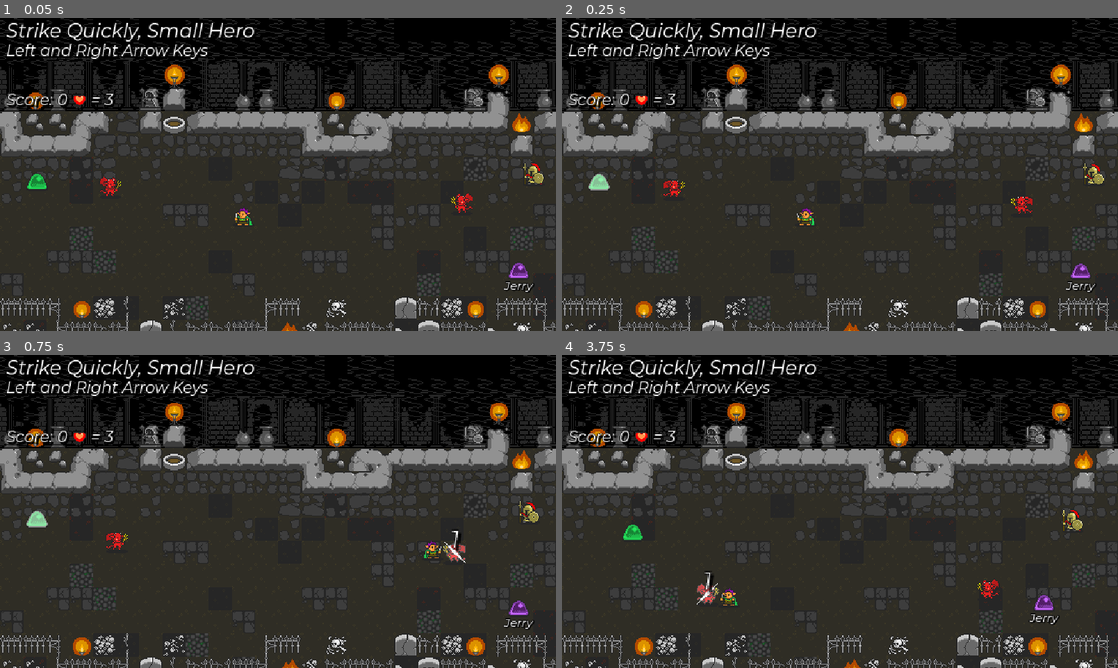
Above: before the commit, frames 1-4 (two rows, left to right).
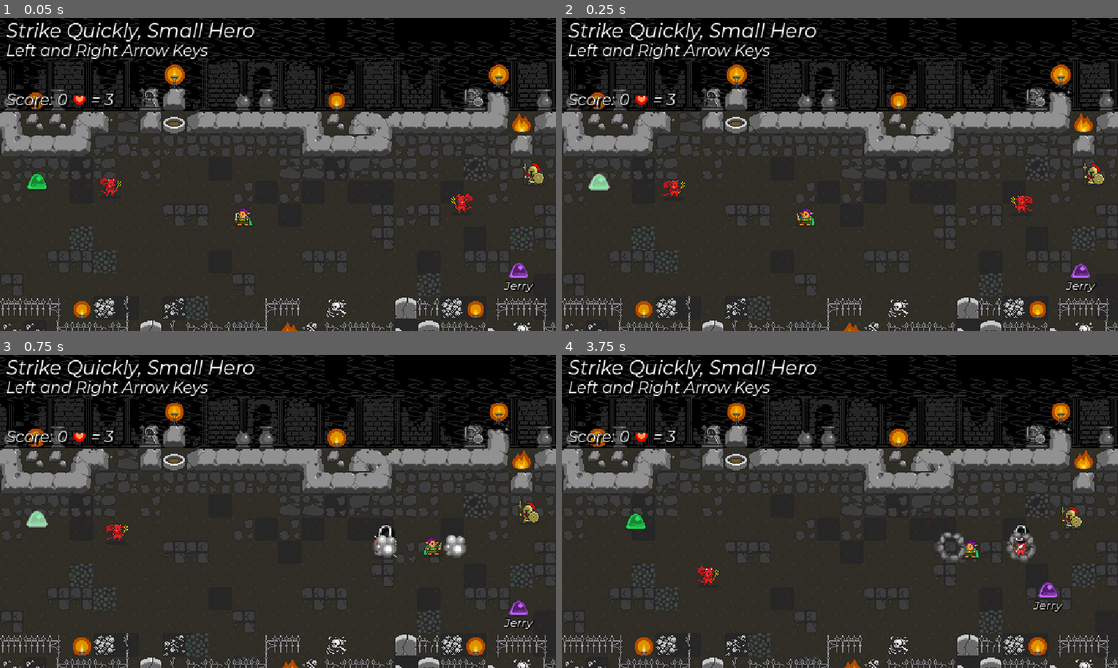
Above: after the commit, the same moments.

Repository: nuzcraft/beat-m-up
Game: Godot game, scene res://scenes/world/world.tscn
Two runs of this game, one before a commit and one after it. Both use one fixed random seed, a clock stepped at 60 frames per second and the inputs below.
Inputs:
- Up to frame 1 (0.05 s): no input
- Up to frame 2 (0.25 s): no input
- Up to frame 3 (0.75 s): tap Enter at 0.5 s; hold Right (ui_right) from 0.53 s (still down)
- Up to frame 4 (3.75 s): release Right (ui_right) at 1.28 s; hold Left (ui_left) 1.28-2.03 s; hold Right (ui_right) 2.03-3.53 s; hold Left (ui_left) from 3.53 s (still down)

Frame 1 is identical in both runs. In frame 2, less than 0.1% of the frame differs, in the area x 80-85%, y 56-63%; in frame 3, 0.8%; in frame 4, 1.8%, in the area x 11-94%, y 48-87%.

Commit message:
added imp teleport ability

Diff:
--- a/scenes/actor/enemy/imp/imp.gd
+++ b/scenes/actor/enemy/imp/imp.gd
@@ -3,8 +3,14 @@
 
 @export var move_speed: int
 
+@onready var preAttackTimer: Timer = $PreAttackTimer
+
+var effect_scene = preload("res://scenes/effect/effect.tscn")
+
 enum {
-	WALKING
+	WALKING,
+	PRE_ATTACK,
+	ATTACK
 }
 
 var state = WALKING
@@ -21,15 +27,63 @@
 
 	match state:
 		WALKING: walking_state(delta)
-#		PRE_ATTACK: pre_attack_state(delta)
+		PRE_ATTACK: pre_attack_state(delta)
 #		ATTACK: attack_state(delta)
 
 
 func walking_state(delta):
 	var new_global_pos: Vector2 = global_position.move_toward(target.global_position, delta * move_speed)
 	if global_position.distance_to(target.global_position) > 40:
-		new_global_pos.y += sin(time_elapsed)
+		new_global_pos.y += sin(time_elapsed)/2
 	var diff = new_global_pos - global_position
 	global_position = new_global_pos
 	if global_position.distance_to(target.global_position) < 15:
 		target.global_position += diff
+
+func take_damage(amount: int):
+	if state != WALKING:
+		health -= amount
+		if health <= 0:
+			dead = true
+		animationPlayer.play("take_damage")
+		immuneTimer.start()
+		return amount
+	else:
+		teleport()
+		return 0
+
+func pre_attack_state(delta):
+	# literally just here to take damage
+	pass
+
+func teleport():
+	var dir = 1
+	if get_flip_h() == false:
+		dir = -1
+	var old_gp = global_position
+	var new_gp = Vector2(global_position.x + (72 * dir), global_position.y)
+	global_position = new_gp
+
+	var effect_1 = effect_scene.instantiate()
+	add_child(effect_1)
+	effect_1.global_position = old_gp
+	effect_1.global_position.y -= 12
+	effect_1.z_index = z_index + 5
+	effect_1.play("teleport")
+
+	var effect_2 = effect_scene.instantiate()
+	add_child(effect_2)
+	effect_2.global_position = new_gp
+	effect_2.global_position.y -= 12
+	effect_2.z_index = z_index + 5
+	effect_2.play("teleport")
+
+	animationPlayer.play("pre_attack")
+	preAttackTimer.start()
+	state = PRE_ATTACK
+
+func _on_pre_attack_timer_timeout():
+#	attackTimer.start()
+	animationPlayer.stop()
+	animationPlayer.play("RESET")
+	state = WALKING
--- a/scenes/actor/enemy/imp/imp.tscn
+++ b/scenes/actor/enemy/imp/imp.tscn
@@ -40,6 +40,165 @@
 "speed": 5.0
 }]
 
+[sub_resource type="Animation" id="Animation_447o8"]
+length = 0.001
+tracks/0/type = "value"
+tracks/0/imported = false
+tracks/0/enabled = true
+tracks/0/path = NodePath("CharacterSprite:material:shader_parameter/whitening")
+tracks/0/interp = 1
+tracks/0/loop_wrap = true
+tracks/0/keys = {
+"times": PackedFloat32Array(0),
+"transitions": PackedFloat32Array(1),
+"update": 0,
+"values": [0.0]
+}
+tracks/1/type = "value"
+tracks/1/imported = false
+tracks/1/enabled = true
+tracks/1/path = NodePath("CharacterSprite:position")
+tracks/1/interp = 1
+tracks/1/loop_wrap = true
+tracks/1/keys = {
+"times": PackedFloat32Array(0),
+"transitions": PackedFloat32Array(1),
+"update": 0,
+"values": [Vector2(0, -12)]
+}
+tracks/2/type = "value"
+tracks/2/imported = false
+tracks/2/enabled = true
+tracks/2/path = NodePath("ShadowSprite:animation")
+tracks/2/interp = 1
+tracks/2/loop_wrap = true
+tracks/2/keys = {
+"times": PackedFloat32Array(0),
+"transitions": PackedFloat32Array(1),
+"update": 1,
+"values": [&"idle"]
+}
+tracks/3/type = "value"
+tracks/3/imported = false
+tracks/3/enabled = true
+tracks/3/path = NodePath("ShadowSprite:frame")
+tracks/3/interp = 1
+tracks/3/loop_wrap = true
+tracks/3/keys = {
+"times": PackedFloat32Array(0),
+"transitions": PackedFloat32Array(1),
+"update": 1,
+"values": [0]
+}
+tracks/4/type = "value"
+tracks/4/imported = false
+tracks/4/enabled = true
+tracks/4/path = NodePath("CharacterSprite:scale")
+tracks/4/interp = 1
+tracks/4/loop_wrap = true
+tracks/4/keys = {
+"times": PackedFloat32Array(0),
+"transitions": PackedFloat32Array(1),
+"update": 0,
+"values": [Vector2(1, 1)]
+}
+tracks/5/type = "value"
+tracks/5/imported = false
+tracks/5/enabled = true
+tracks/5/path = NodePath("CharacterSprite:animation")
+tracks/5/interp = 1
+tracks/5/loop_wrap = true
+tracks/5/keys = {
+"times": PackedFloat32Array(0),
+"transitions": PackedFloat32Array(1),
+"update": 1,
+"values": [&"idle"]
+}
+
+[sub_resource type="Animation" id="Animation_fxbbj"]
+resource_name = "jump"
+length = 0.1
+step = 0.02
+tracks/0/type = "value"
+tracks/0/imported = false
+tracks/0/enabled = true
+tracks/0/path = NodePath("CharacterSprite:position")
+tracks/0/interp = 1
+tracks/0/loop_wrap = true
+tracks/0/keys = {
+"times": PackedFloat32Array(0, 0.04),
+"transitions": PackedFloat32Array(1, 1),
+"update": 0,
+"values": [Vector2(0, -12), Vector2(0, -18)]
+}
+tracks/1/type = "value"
+tracks/1/imported = false
+tracks/1/enabled = true
+tracks/1/path = NodePath("ShadowSprite:animation")
+tracks/1/interp = 1
+tracks/1/loop_wrap = true
+tracks/1/keys = {
+"times": PackedFloat32Array(0),
+"transitions": PackedFloat32Array(1),
+"update": 1,
+"values": [&"jump"]
+}
+tracks/2/type = "value"
+tracks/2/imported = false
+tracks/2/enabled = true
+tracks/2/path = NodePath("ShadowSprite:frame")
+tracks/2/interp = 1
+tracks/2/loop_wrap = true
+tracks/2/keys = {
+"times": PackedFloat32Array(0, 0.02, 0.04),
+"transitions": PackedFloat32Array(1, 1, 1),
+"update": 1,
+"values": [0, 1, 2]
+}
+
+[sub_resource type="Animation" id="Animation_wgs6i"]
+resource_name = "take_damage"
+length = 0.5
+step = 0.125
+tracks/0/type = "value"
+tracks/0/imported = false
+tracks/0/enabled = true
+tracks/0/path = NodePath("CharacterSprite:material:shader_parameter/whitening")
+tracks/0/interp = 1
+tracks/0/loop_wrap = true
+tracks/0/keys = {
+"times": PackedFloat32Array(0, 0.125, 0.25, 0.375),
+"transitions": PackedFloat32Array(-2, -2, -2, -2),
+"update": 0,
+"values": [0.5, 0.0, 0.5, 0.0]
+}
+
+[sub_resource type="Animation" id="Animation_ci8yx"]
+resource_name = "pre_attack"
+length = 0.5
+loop_mode = 1
+step = 0.125
+tracks/0/type = "value"
+tracks/0/imported = false
+tracks/0/enabled = true
+tracks/0/path = NodePath("CharacterSprite:material:shader_parameter/whitening")
+tracks/0/interp = 1
+tracks/0/loop_wrap = true
+tracks/0/keys = {
+"times": PackedFloat32Array(0, 0.125, 0.25, 0.375),
+"transitions": PackedFloat32Array(-2, -2, -2, -2),
+"update": 0,
+"values": [0.5, 0.0, 0.5, 0.0]
+}
+
+[sub_resource type="AnimationLibrary" id="AnimationLibrary_xilwy"]
+_data = {
+"RESET": SubResource("Animation_447o8"),
+"jump": SubResource("Animation_fxbbj"),
+"pre_attack": SubResource("Animation_ci8yx"),
+"take_damage": SubResource("Animation_wgs6i")
+}
+
 [node name="Imp" instance=ExtResource("1_cckkg")]
 script = ExtResource("2_xouww")
 move_speed = 10
@@ -47,3 +206,14 @@
 [node name="CharacterSprite" parent="." index="1"]
 material = SubResource("ShaderMaterial_6bbxk")
 sprite_frames = SubResource("SpriteFrames_ik72k")
+
+[node name="AnimationPlayer" parent="." index="2"]
+libraries = {
+"": SubResource("AnimationLibrary_xilwy")
+}
+
+[node name="PreAttackTimer" type="Timer" parent="." index="5"]
+wait_time = 2.5
+one_shot = true
+
+[connection signal="timeout" from="PreAttackTimer" to="." method="_on_pre_attack_timer_timeout"]
--- a/scenes/actor/enemy/slime/jerry/jerry.tscn
+++ b/scenes/actor/enemy/slime/jerry/jerry.tscn
@@ -64,7 +64,6 @@
 
 [node name="Jerry" instance=ExtResource("1_foeo6")]
 script = ExtResource("2_uid7i")
-speed = 50
 points = 200
 health = 3
 
@@ -80,3 +79,5 @@
 theme = ExtResource("5_aowp7")
 text = "Jerry"
 label_settings = SubResource("LabelSettings_p504t")
+
+[connection signal="animation_finished" from="AnimationPlayer" to="." method="_on_animation_player_animation_finished" flags=18]
--- a/scenes/effect/effect.tscn
+++ b/scenes/effect/effect.tscn
@@ -26,6 +26,26 @@
 [sub_resource type="AtlasTexture" id="AtlasTexture_xxskx"]
 atlas = ExtResource("1_ubc35")
 region = Rect2(48, 480, 24, 24)
+
+[sub_resource type="AtlasTexture" id="AtlasTexture_42htb"]
+atlas = ExtResource("1_ubc35")
+region = Rect2(416, 352, 32, 32)
+
+[sub_resource type="AtlasTexture" id="AtlasTexture_ucst5"]
+atlas = ExtResource("1_ubc35")
+region = Rect2(448, 352, 32, 32)
+
+[sub_resource type="AtlasTexture" id="AtlasTexture_hnje8"]
+atlas = ExtResource("1_ubc35")
+region = Rect2(24, 120, 24, 24)
+
+[sub_resource type="AtlasTexture" id="AtlasTexture_leeff"]
+atlas = ExtResource("1_ubc35")
+region = Rect2(48, 120, 24, 24)
+
+[sub_resource type="AtlasTexture" id="AtlasTexture_oi6jx"]
+atlas = ExtResource("1_ubc35")
+region = Rect2(72, 120, 24, 24)
 
 [sub_resource type="SpriteFrames" id="SpriteFrames_fa5mm"]
 animations = [{
@@ -66,6 +86,31 @@
 "loop": true,
 "name": &"default",
 "speed": 5.0
+}, {
+"frames": [{
+"duration": 1.0,
+"texture": SubResource("AtlasTexture_42htb")
+}, {
+"duration": 1.0,
+"texture": SubResource("AtlasTexture_ucst5")
+}],
+"loop": false,
+"name": &"teleport",
+"speed": 8.0
+}, {
+"frames": [{
+"duration": 1.0,
+"texture": SubResource("AtlasTexture_hnje8")
+}, {
+"duration": 1.0,
+"texture": SubResource("AtlasTexture_leeff")
+}, {
+"duration": 1.0,
+"texture": SubResource("AtlasTexture_oi6jx")
+}],
+"loop": false,
+"name": &"teleport_2",
+"speed": 10.0
 }]
 
 [node name="Effect" type="Node2D"]
@@ -74,8 +119,6 @@
 
 [node name="EffectSprite" type="AnimatedSprite2D" parent="." groups=["effect"]]
 sprite_frames = SubResource("SpriteFrames_fa5mm")
-animation = &"attack_3"
-frame = 1
-frame_progress = 1.0
+animation = &"teleport_2"
 
 [connection signal="animation_finished" from="EffectSprite" to="." method="_on_effect_sprite_animation_finished"]
Binary file added: development/015_imp_teleport.gif
Not shown: 1 places in scenes/actor/actor.tscn that only renumber resources
Not shown: 1 places in scenes/actor/enemy/imp/imp.tscn that only renumber resources
Not shown: 1 places in scenes/actor/enemy/shield_knight/shield_knight.tscn that only renumber resources
Not shown: 1 places in scenes/effect/effect.tscn that only renumber resources
Not shown: 1 places in scenes/world/world.tscn that only renumber resources
